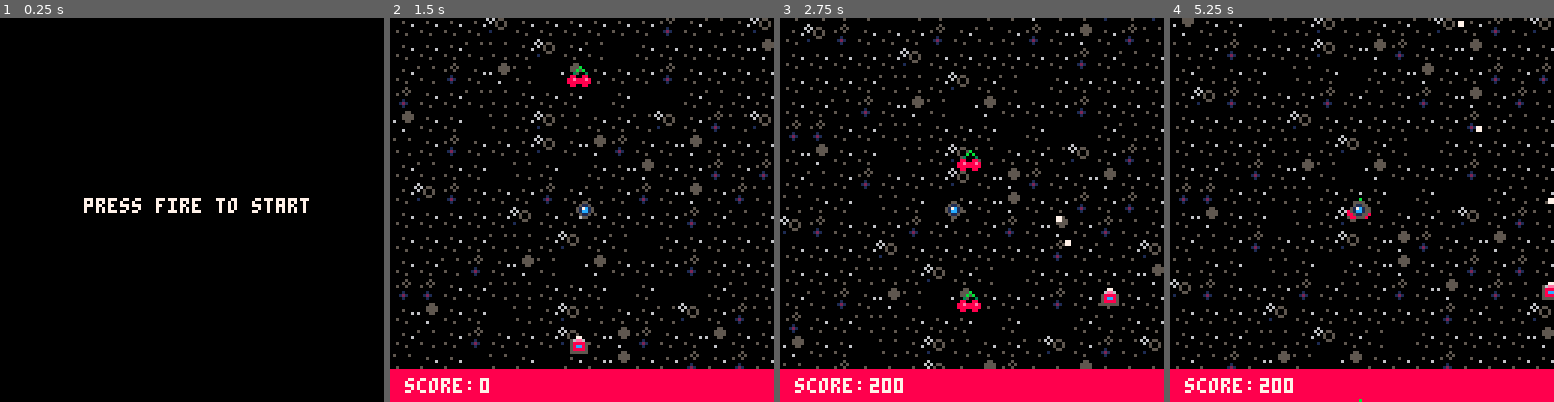
Above: before the commit, frames 1-4 (left to right).
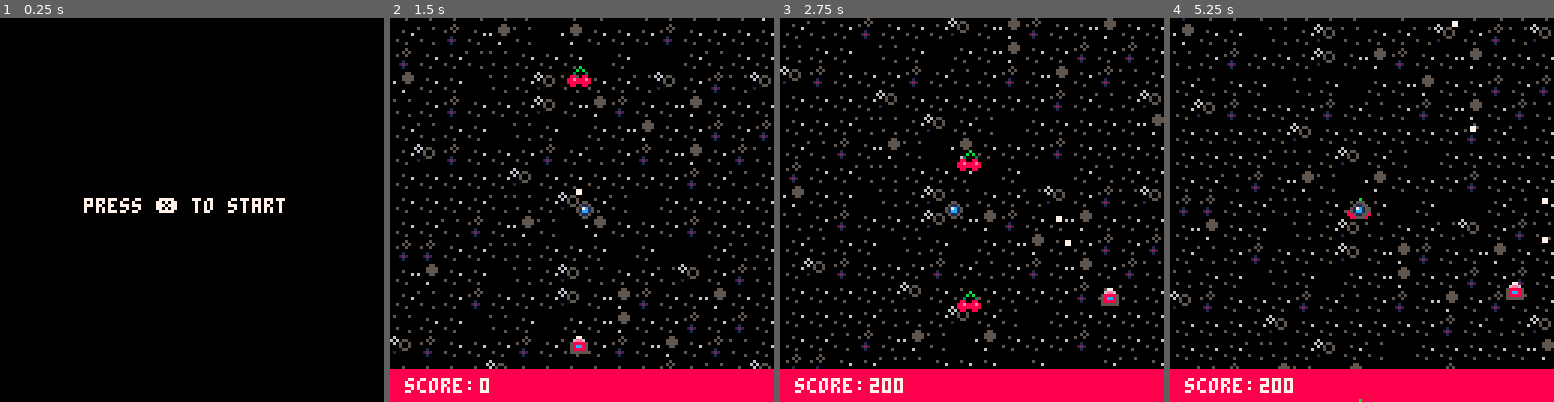
Above: after the commit, the same moments.

Repository: kris-pearman/Space-Fluff
Game: PICO-8 cartridge game.p8
Same seed, same stepped clock (60 frames per second), same inputs: the game is played once before the commit and once after it.
Inputs:
- Up to frame 1 (0.25 s): no input
- Up to frame 2 (1.5 s): tap X (X key) at 0.33, 1.07 s; tap O (Z key) at 0.7 s
- Up to frame 3 (2.75 s): hold Right 1.6-2.1 s; tap O (Z key) at 1.7, 2.1, 2.5 s; tap X (X key) at 1.85 s; hold Up 2.15-2.42 s; hold Right from 2.47 s (still down)
- Up to frame 4 (5.25 s): tap O (Z key) every 0.4 s from 2.9 to 4.9 s; tap X (X key) at 2.97, 4.08, 5.2 s; release Right at 3.03 s; hold Left 3.08-3.58 s; hold Down 3.63-3.97 s; hold Right 4.02-4.68 s; hold Up 4.73-5.03 s; hold Left from 5.08 s (still down)

The runs differ from the first frame. In frame 1, 0.6% of the frame differs, in the area x 40-81%, y 46-51%; in frame 2, 15%; in frame 3, 15%; in frame 4, 15%, in the area x 0-100%, y 0-92%.

Commit message:
Changed start font and locked player to screen boundaries

Diff:
--- a/game.p8
+++ b/game.p8
@@ -34,7 +34,7 @@
 function _draw()
     cls(black)
     if game_state == "title" then
-        print("press fire to start",28,60,white)
+        print("press ❎ to start",28,60,white)
     else
         draw_background()
         draw_player()
@@ -85,21 +84,19 @@
     end
 --- 256 as tile covers twice screen height
     if background_tile_1_offset < 256 then
-        background_tile_1_offset += 1
+        background_tile_1_offset += 0.5
     else
         background_tile_1_offset = 0
     end
 
     if background_tile_2_offset < 256 then
-        background_tile_2_offset += 1
+        background_tile_2_offset += 0.5
     else
         background_tile_2_offset = 0
     end
 
     background_initialised = 1
     end
-
-
 
 function update_powerups()
     for powerup in all(powerups) do
@@ -109,7 +106,7 @@
 end
 
 function check_game_started()
-    if btnp(fire1) then
+    if btnp(fire2) then
         game_state = "gameplay"
    end
 end
@@ -152,10 +149,14 @@
 --player input functions here
 function handle_input()
     if btn(left) then
-        player.x -= 1
+        if player.x != 0 then
+            player.x -= 1
+        end
     end
     if btn(right) then
-        player.x += 1
+        if player.x != (129 - 8) then
+            player.x += 1
+        end
     end
     if btn(up) then
         player.y -= 1
